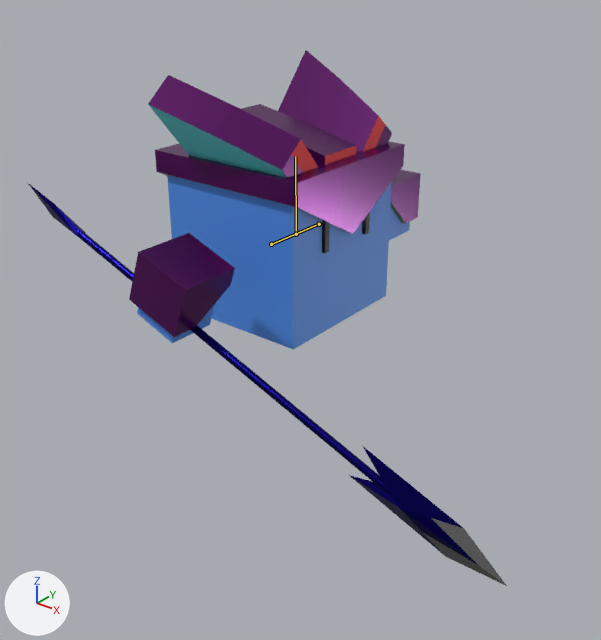
The FBX model Assets/Model/Cail_Jump.fbx: old version first, new version second.
Before and after are seen from a camera (50 mm lens) standing at (9.79, -7.83, 17.42) and looking at (3.81, -0.35, 12.78). Lighting does not change. The marker at lower left points along +X, +Y and +Z. The first picture is the older version. Both versions are drawn at frame 16 of the action 'Walk|Jump'; the numbers are the values there. The bones that bend it are drawn over the model as lines.
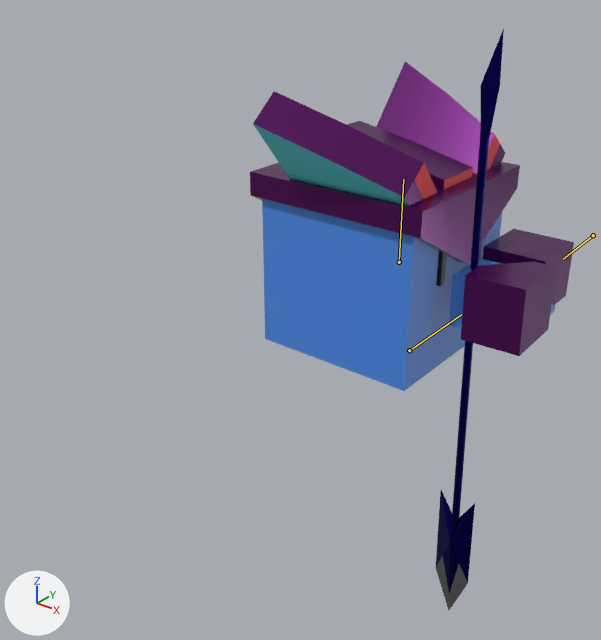
Boxes [x1, y1, x2, y2] around the edits, measured in the pictures (601 x 640 px):
'Cube.003', posed (7% wider, 10% taller)
    before: [167, 175, 392, 349]
    after: [262, 199, 502, 391]
'Cube.001', posed (9% wider, 12% taller)
    before: [148, 75, 318, 178]
    after: [253, 91, 438, 206]
'Cube', posed (8% wider, 11% taller)
    before: [155, 142, 405, 234]
    after: [250, 162, 520, 264]
'Cube.010', posed (10% narrower, 10% shorter)
    before: [129, 233, 235, 337]
    after: [461, 262, 556, 356]
'Cube.002', posed (13% wider, 11% taller)
    before: [278, 50, 392, 152]
    after: [376, 61, 505, 174]
'Cube.007', posed (75% narrower, 14% shorter)
    before: [349, 447, 507, 586]
    after: [436, 490, 475, 610]
'Cylinder', posed (88% narrower, 55% taller)
    before: [77, 229, 391, 495]
    after: [452, 116, 489, 530]
'Cube.005', posed (10% wider, 13% taller)
    before: [242, 104, 356, 165]
    after: [347, 121, 473, 190]
'Cube.012', posed
    before: [390, 170, 421, 223]
    after: [482, 229, 574, 305]
'Cube.009', posed (60% narrower, 107% taller)
    before: [27, 182, 86, 236]
    after: [481, 29, 504, 142]
'Cube.008', posed
    before: [137, 303, 216, 343]
    after: [449, 259, 502, 329]
'Cube.006', posed (33% wider, 9% taller)
    before: [322, 221, 330, 253]
    after: [436, 251, 447, 286]
'Cube.017', posed (mostly hidden afterwards)
    before: [389, 207, 410, 240]
    after: [550, 304, 556, 315]
'Cube.004', posed (mostly hidden afterwards)
    before: [362, 212, 370, 234]
    after: [480, 242, 483, 259]
bone 'Bone', root to tip
    before: (271, 244) to (320, 223)
    after: (409, 350) to (461, 314)
bone 'Bone.001', root to tip
    before: (296, 234) to (295, 156)
    after: (399, 262) to (403, 179)
bone 'Bone.002', root to tip
    before: (319, 224) to (270, 245)
    after: (593, 235) to (563, 259)

What the commit changed:
Bone 'Bone' (bone_bone) moves from (3.222, 0.0, 13.758) to (6.047, -1.33, 13.758).
Bone 'Bone.001' (bone_bone_001) moves from (3.222, 13.758, 0.0) to (4.775, 13.758, 0.0).
Bone 'Bone.002' (bone_bone_002) moves from (1.76, 0.0, 14.02) to (-1.043, -1.826, 15.059).
Bone 'Bone.002' (bone_bone_002) turns from (0, 0, 0) to (0, -69, 1) degrees about its own x, y and z.
